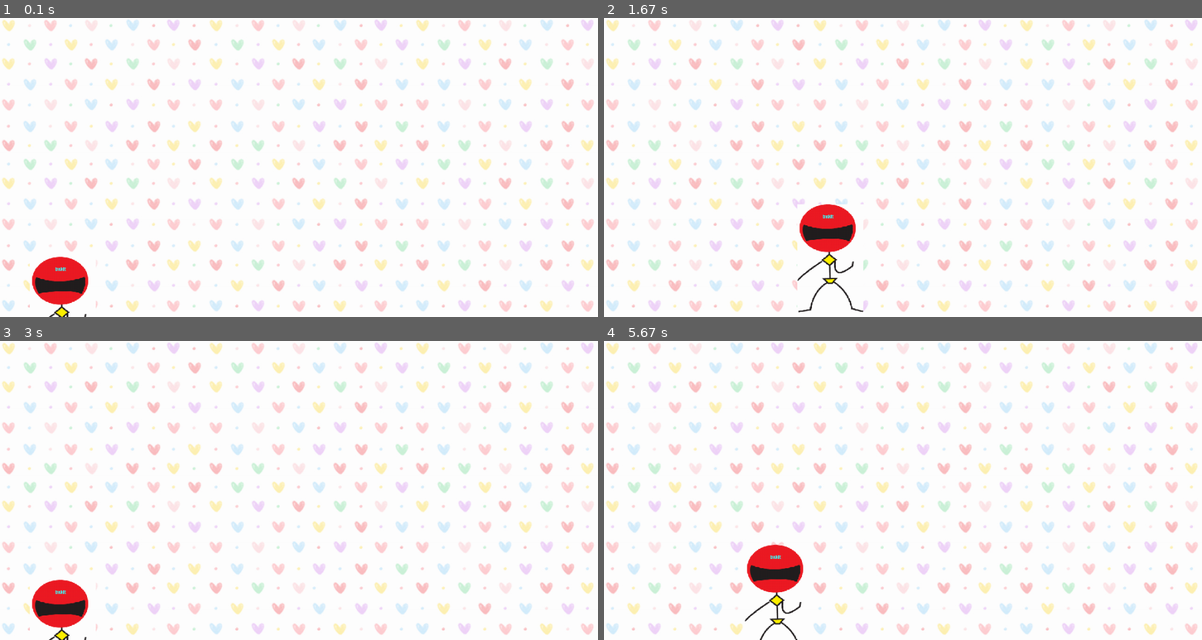
Above: before the commit, frames 1-4 (two rows, left to right).
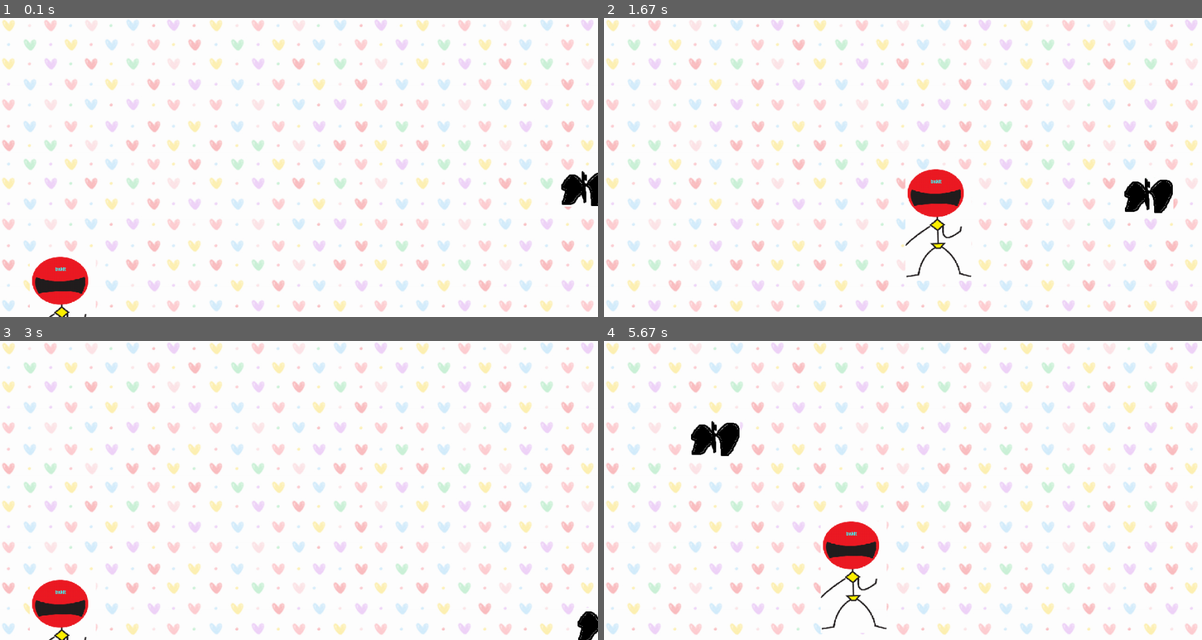
Above: after the commit, the same moments.

Repository: Circler-K/Pygame-first
Game: pygame game, started from Firstgame.py
Same seed, same stepped clock (60 frames per second), same inputs: the game is played once before the commit and once after it.
Inputs:
- Up to frame 1 (0.1 s): no input
- Up to frame 2 (1.67 s): hold Right 0.33-0.8 s; hold Up 0.83-1.13 s; hold Right 1.17-1.63 s
- Up to frame 3 (3 s): hold Left 1.67-2.2 s; hold Down 2.23-2.53 s; hold Left 2.57-2.97 s
- Up to frame 4 (5.67 s): hold Up 3-3.37 s; hold Right 3.4-4.03 s; hold Down 4.07-4.43 s; hold Left 4.47-4.93 s; hold Right 4.97-5.43 s; hold Up from 5.47 s (still down)

The runs differ from the first frame. In frame 1, 0.5% of the frame differs, in the area x 93-100%, y 51-64%; in frame 2, 4.4%, in the area x 32-96%, y 50-99%; in frame 3, 0.3%; in frame 4, 4.2%.

Commit message:
plus bullet, bat, and move!

Diff:
--- a/Firstgame.py
+++ b/Firstgame.py
@@ -1,23 +1,24 @@
 __author__ ='Circler'
 import pygame
+import random
 WHITE = (255,255,255)
 pad_width=1024
 pad_height = 512
 
+def drawObject(obj,temp_x,temp_y):
+	global gamepad, clock, JollaMan_img, background_img,bat_img
+	gamepad.blit(obj,(temp_x,temp_y))
 
-def Face_load(temp_x,temp_y):
-	global gamepad, clock, face_img
-	gamepad.blit(face_img,(temp_x,temp_y))
+def runGame():
+	global gamepad, clock, JollaMan_img, background_img, bat_img
+	JollaMan_x = pad_width*0.05
+	JollaMan_y = pad_height*0.8
+	JollaMan_x_change = 0
+	JollaMan_y_change = 0
 
-def BackGround_load(temp_x,temp_y):
-	global gamepad, clock, background_img
-	gamepad.blit(background_img,(temp_x,temp_y))
-def runGame():
-	global gamepad, clock
-	face_x = pad_width*0.05
-	face_y = pad_height*0.8
-	face_x_change = 0
-	face_y_change = 0
+	bat_x =  pad_width
+	bat_y = random.randrange(0,pad_height)
+
 
 	crashed = False
 	while not crashed:
@@ -28,40 +29,53 @@
 				if event.key == pygame.K_ESCAPE:
 					crashed=True
 				elif event.key == pygame.K_UP:
-					face_y_change += -5
+					JollaMan_y_change += -5
 				elif event.key == pygame.K_DOWN:
-					face_y_change += 5
+					JollaMan_y_change += 5
 				elif event.key == pygame.K_LEFT:
-					face_x_change += -5
+					JollaMan_x_change += -5
 				elif event.key == pygame.K_RIGHT:
-					face_x_change += 5
+					JollaMan_x_change += 5
 			elif event.type == pygame.KEYUP:
 				if event.key == pygame.K_UP or event.key == pygame.K_DOWN or event.key == pygame.K_LEFT or event.key == pygame.K_RIGHT:
-					face_x_change=0
-					face_y_change=0
+					JollaMan_x_change=0
+					JollaMan_y_change=0
 
-		BackGround_load(0,0)
-		face_x+=face_x_change
-		face_y+=face_y_change
-		Face_load(face_x,face_y)
+		#게임패드 그리기
+		gamepad.fill(WHITE)
+		drawObject(background_img,0,0)
+
+		#졸라맨 그리기
+		JollaMan_x+=JollaMan_x_change
+		JollaMan_y+=JollaMan_y_change
+		drawObject(JollaMan_img,JollaMan_x,JollaMan_y)
+
+		#박쥐 그리기
+		bat_x -=7
+		if bat_x <=0:
+			bat_x = pad_width
+			bat_y = random.randrange(0,pad_height)
+		drawObject(bat_img,bat_x,bat_y)
+
 		pygame.display.update()
-		clock.tick(60)
+		clock.tick(100)
 
 	pygame.quit()
 	quit()
+
 def initGame():
-	global gamepad, clock, face_img, background_img
+	global gamepad, clock, JollaMan_img, background_img,bat_img
 	pygame.init()
 	gamepad=pygame.display.set_mode((pad_width,pad_height))
-	pygame.display.set_caption("Circler");
-	face_img=pygame.image.load("image/jolla.png")
+	pygame.display.set_caption("Jolla Game~");
+	JollaMan_img=pygame.image.load("image/jolla.png")
 	background_img=pygame.image.load("image/background.png")
+	bat_img = pygame.image.load("image/bat.png")
+	bullet_img = pygame.image.load("image/bullet.png")
 	pygame.mixer.music.load("music/Fuck.mp3")
 	pygame.mixer.music.play(0,0.0)
-
 	clock=pygame.time.Clock()
 	runGame()
 
-
-
-initGame()
+if __name__ =="__main__":
+	initGame()
Not shown, changed: README.md
Binary file added: image/bat.png
Binary file added: image/bullet.png
